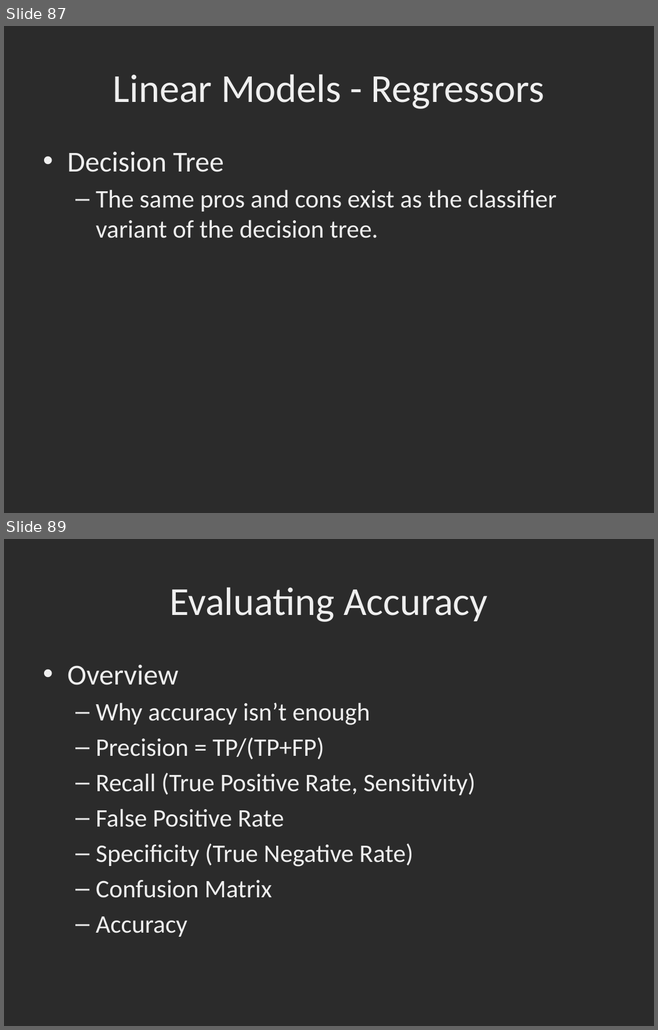
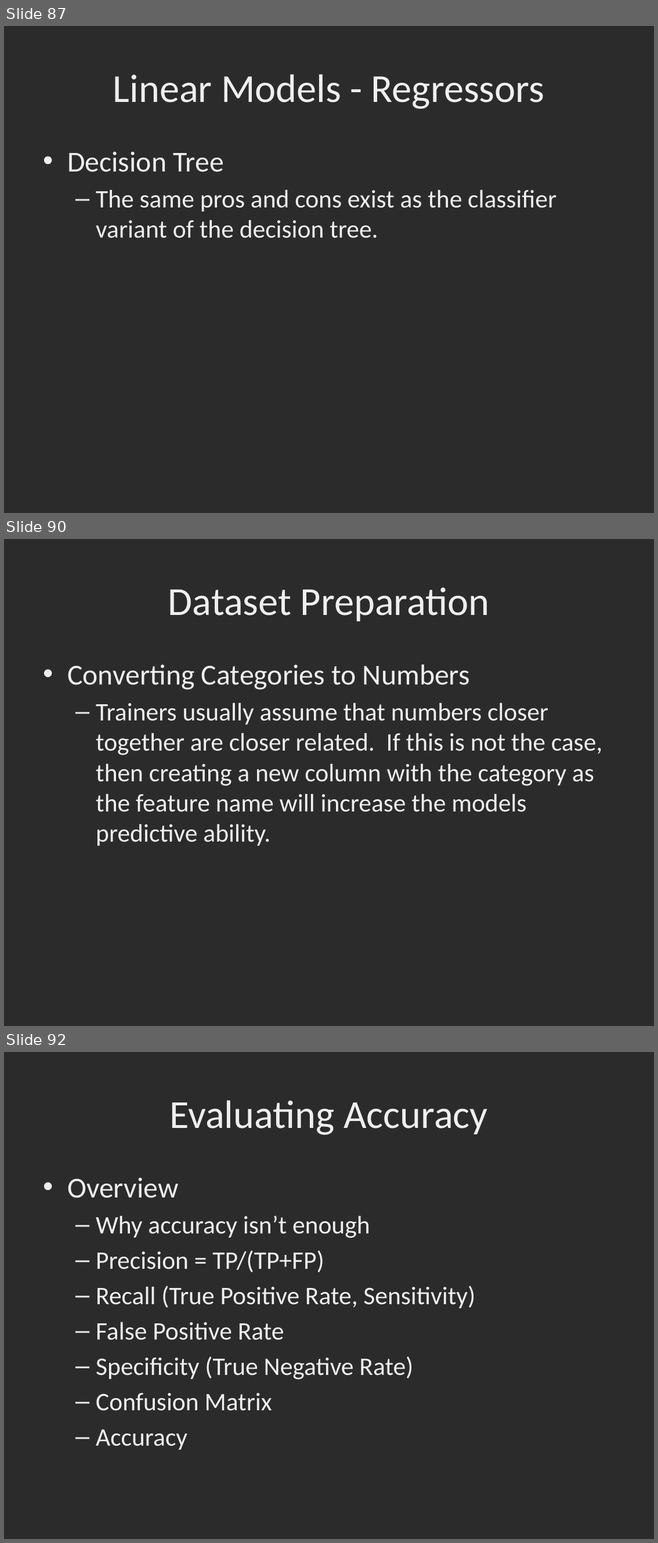
Before and after one commit to dbowmans46/PracticalProgramming, a slide deck: Session 7 - Python/Instructional Material/Session 7 - Python Brief Intro to Machine Learning with Scikit Learn.pptx. Shown one above the other, each under a label of ours: slides 87 and 89 before the commit, slides 87, 90 and 92 after it; the slides between them are not shown. The pictures are 658x1030 and 658x1543 pixels, drawn with LibreOffice and Linux fonts; fonts in the diff are those of the drawing; background and template pictures are left out; a plain dark background stands for a picture behind light text. Boxes give left, top, right and bottom in pixels: in the first picture for what was removed or moved away, otherwise in the second. Text is boxed around its words. In the diff, an @@ line names an element or a change of style, - is before the commit and + after.

```diff
--- a/Session 7 - Python/Instructional Material/Session 7 - Python Brief Intro to Machine Learning with Scikit Learn.pptx
+++ b/Session 7 - Python/Instructional Material/Session 7 - Python Brief Intro to Machine Learning with Scikit Learn.pptx
@@ slide 90 added at box(4, 539, 654, 1026), background picture (left out) @@
@@ title added at box(168, 587, 489, 621), 44 pt, text #EFEFEF @@
+Dataset Preparation
@@ text added at box(67, 664, 602, 846), 28 pt, text #EFEFEF @@
+• Converting Categories to Numbers
+  – Trainers usually assume that numbers closer together are closer related. If this is not the case, then creating a new column with the category as the feature name will increase the models predictive ability.
@@ what was slide 89 is now slide 92 @@
```
Also in this commit, not shown: 7 slides changed, 4 other slides added.
